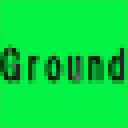
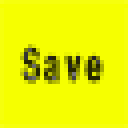
Layered file, before and after one edit (128px x 128px). Changes by layer:
hid group "地面" (2 layers) over [0, 0, 128, 128]
hid group "前のステージ" (2 layers) over [0, 0, 128, 128]
hid group "次のステージ" (2 layers) over [0, 0, 128, 128]
hid group "次のステージ座標" (2 layers) over [0, 0, 128, 128]
hid group "前のステージ座標" (2 layers) over [0, 0, 128, 128]
hid group "スポーン座標" (2 layers) over [0, 0, 128, 128]
added group "セーブ座標" with 2 layers over [0, 0, 128, 128]
added layer "Save" in group "セーブ座標" over [20, 44, 104, 84]
added layer "レイヤー 15" in group "セーブ座標" over [0, 0, 128, 128]
